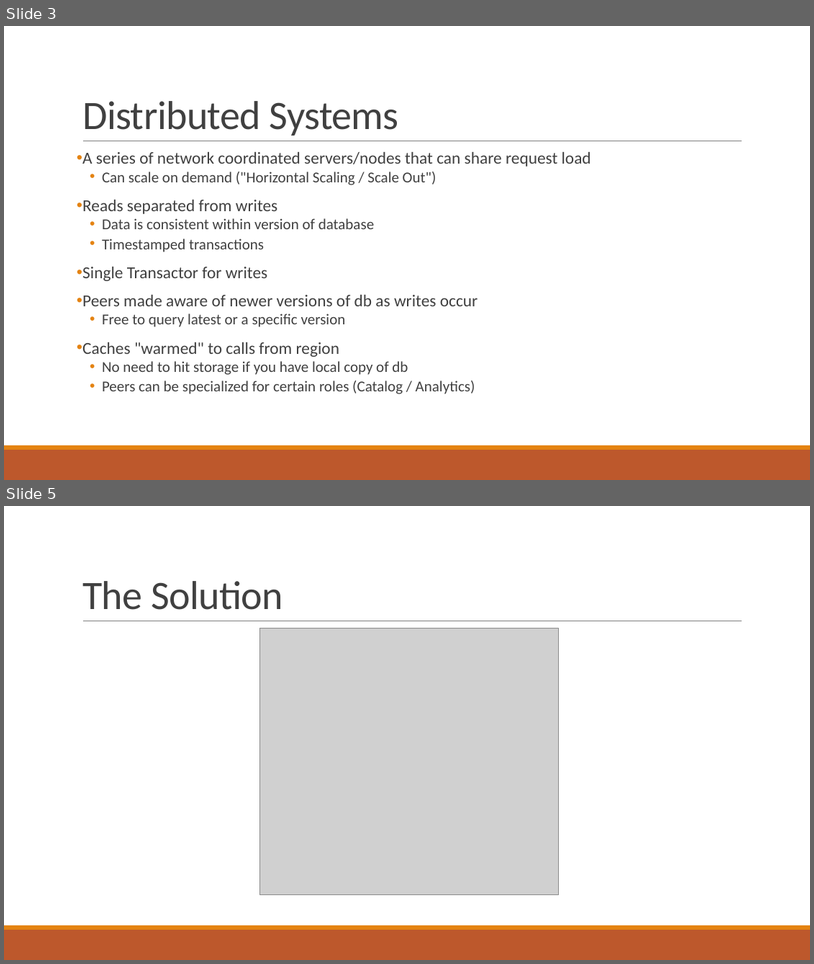
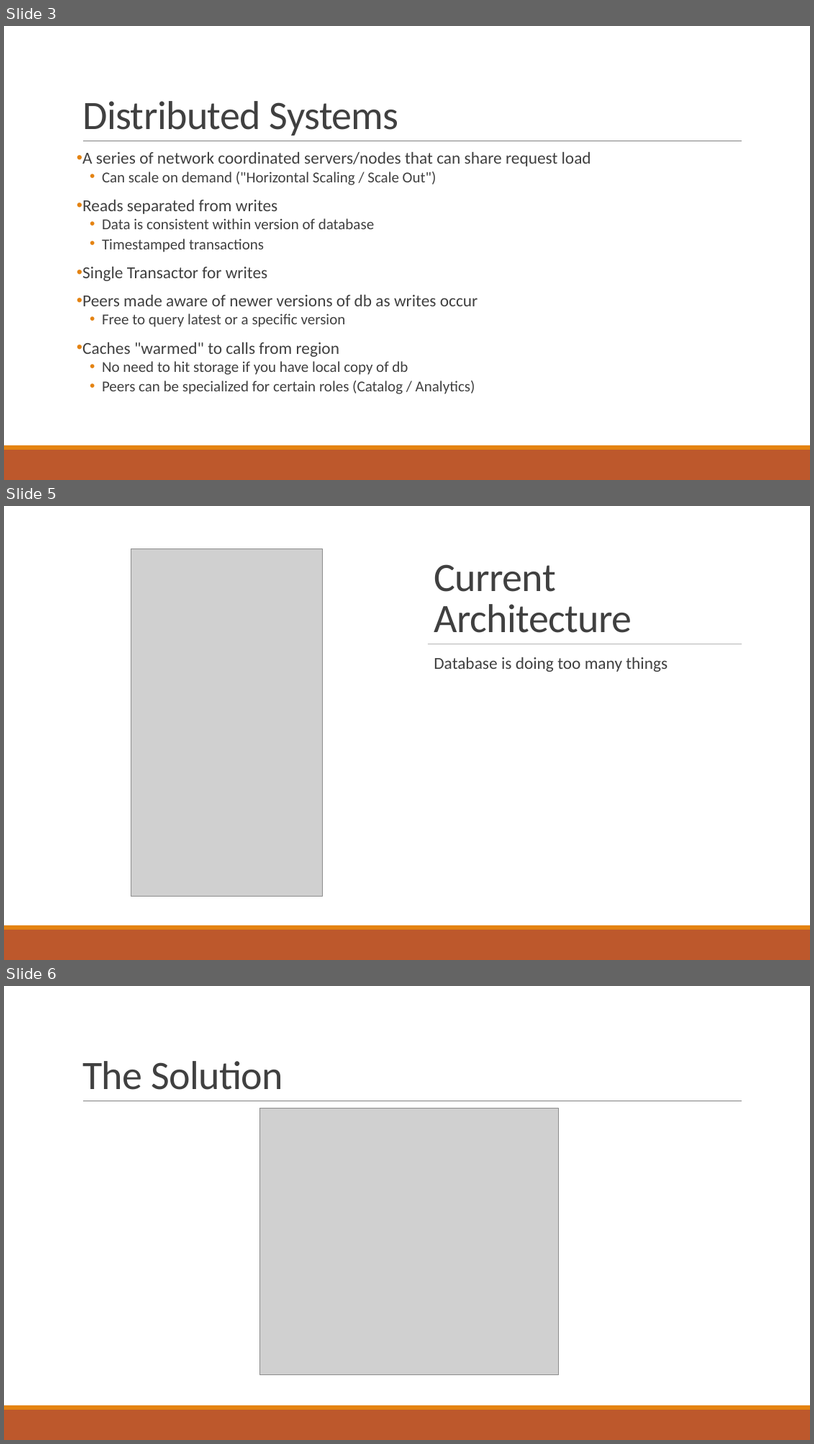
Before and after one commit to tylermorten/rosp, a slide deck: rosp.pptx. Shown one above the other, each under a label of ours: slides 3 and 5 before the commit, slides 3, 5 and 6 after it; the slides between them are not shown. The pictures are 814x964 and 814x1444 pixels, drawn with LibreOffice and Linux fonts; fonts in the diff are those of the drawing; grey boxes stand for pictures. Boxes give left, top, right and bottom in pixels: in the first picture for what was removed or moved away, otherwise in the second. Text is boxed around its words. In the diff, an @@ line names an element or a change of style, - is before the commit and + after.

```diff
--- a/rosp.pptx
+++ b/rosp.pptx
@@ slide 5 added at [4,506,810,960], background #FFFFFF @@
@@ rectangle added at [4,506,810,925], fill #FFFFFF @@
@@ picture added at [131,549,323,896] @@
@@ title added at [434,564,632,633], 48 pt, text #404040 @@
+Current Architecture
@@ line added from (428, 644) to (743, 644), #808080 0.5 pt @@
@@ text added at [434,657,668,672], 20 pt, text #404040 @@
+  Database is doing too many things
@@ rectangle added at [4,925,810,929], fill #E48312 @@
@@ rectangle added at [4,929,810,960], fill #BD582C @@
@@ what was slide 5 is now slide 6 @@
```
Also in this commit, not shown: 2 slides changed.
